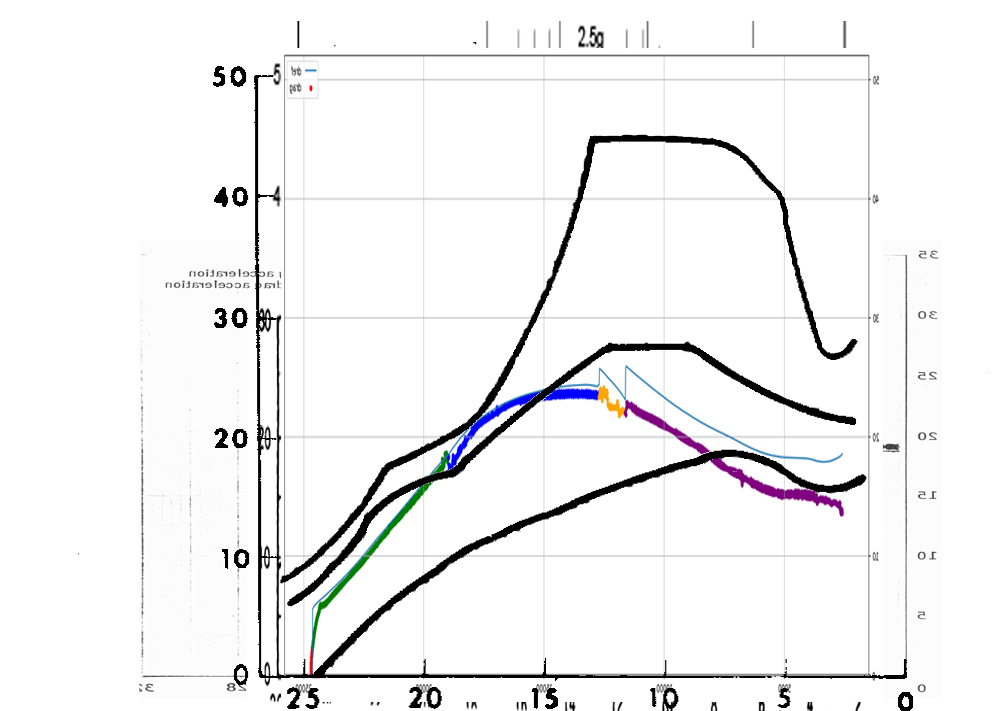
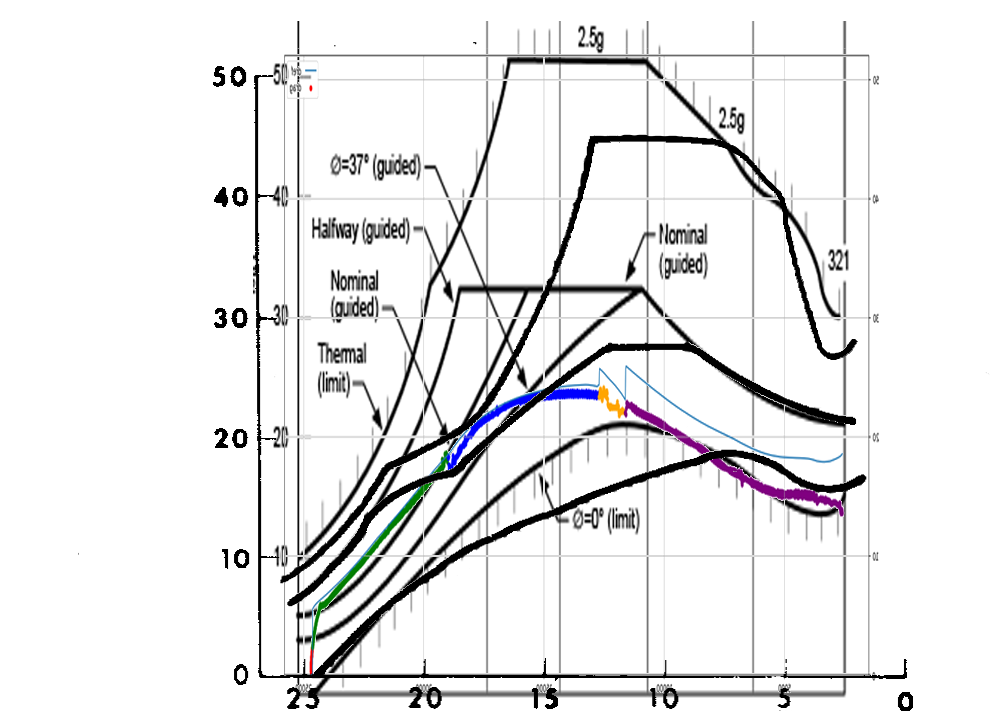
Layer changes from the first (996, 711) image to the second:
added group "Group 1" with 4 layers above "Layer 9" over left=139, top=48, right=942, bottom=711
moved "Layer 2 copy 3" into group "Group 1" over left=280, top=341, right=942, bottom=607
moved "Layer 2 copy" into group "Group 1" over left=139, top=48, right=858, bottom=584
moved "Layer 2 copy 2" into group "Group 1" over left=310, top=48, right=867, bottom=711
moved "Layer 4" into group "Group 1" over left=213, top=66, right=913, bottom=711
painted on "Layer 9" over left=281, top=48, right=883, bottom=702
hid "Layer 8" over left=247, top=289, right=863, bottom=711
hid "Layer 7" over left=139, top=240, right=942, bottom=698
